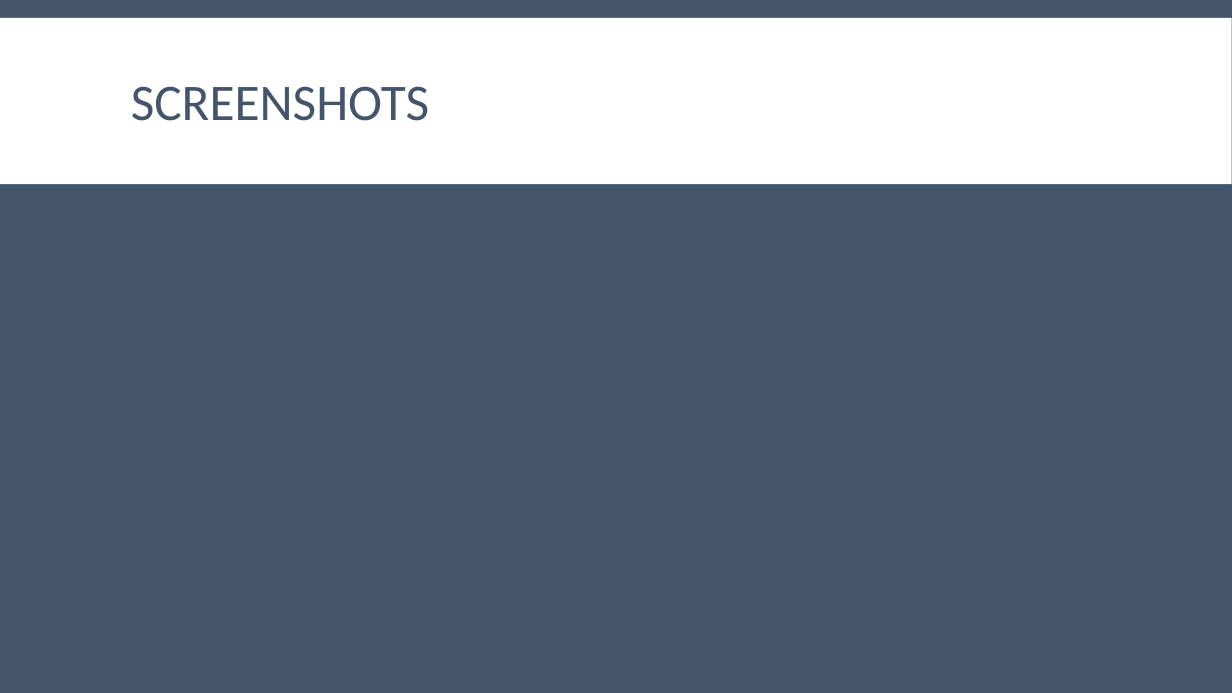
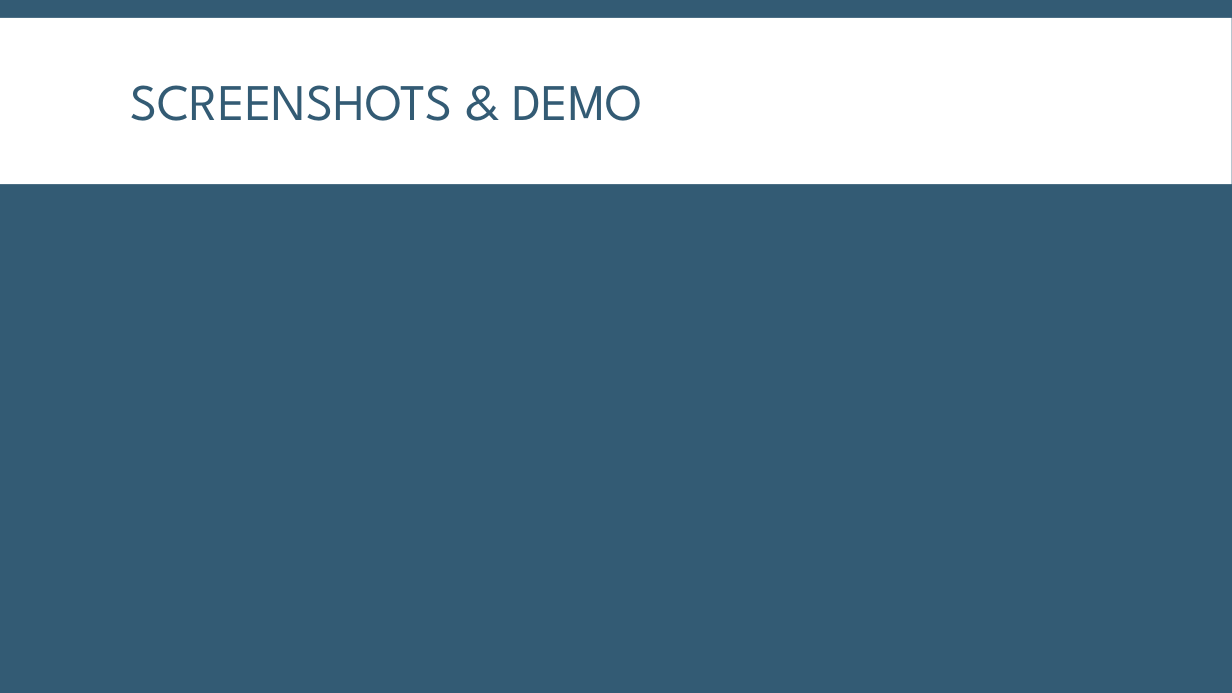
Before and after one commit to brooklyn2016/team-19, a slide deck: slide 4 of presentation.pptx. Drawn at 1232x693 pixels with LibreOffice and Linux fonts; fonts in the diff are those of the drawing. Boxes give left, top, right and bottom in pixels: in the first picture for what was removed or moved away, otherwise in the second. Text is boxed around its words. In the diff, an @@ line names an element or a change of style, - is before the commit and + after.

```diff
--- a/presentation.pptx
+++ b/presentation.pptx
@@ background #44546A to #335B74 @@
@@ title at (x1=131, y1=85, x2=642, y2=121): text changed; font Calibri to League Spartan; text colour #44546A to #335B74 @@
-SCREENSHOTS
+SCREENSHOTS & DEMO
```
Also in this commit, not shown: 5 other slides changed.
